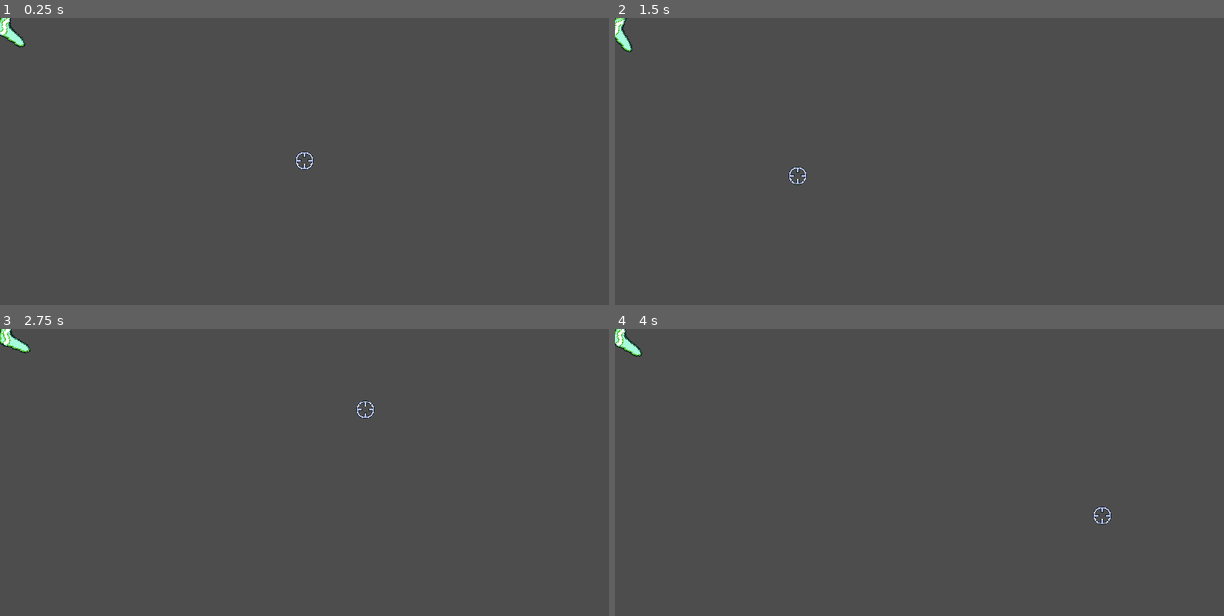
Above: before the commit, frames 1-4 (two rows, left to right).
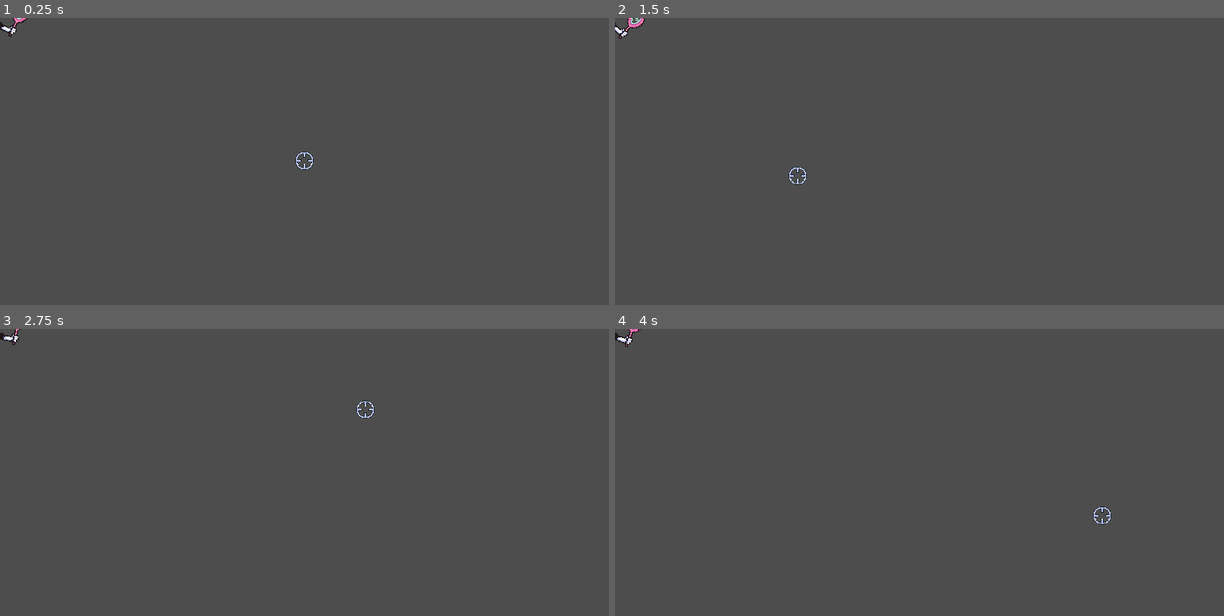
Above: after the commit, the same moments.

Repository: Boyquotes/Fodder-Platformer
Game: Godot game, scene res://actors/weapons/Weapon_BlueRed.tscn
Same seed, same stepped clock (60 frames per second), same inputs: the game is played once before the commit and once after it. This scene is started directly instead of the project's main scene.
Inputs (mouse positions are in pixels of both pictures, inside the frame that each line leads up to):
- Up to frame 1 (0.25 s): no input
- Up to frame 2 (1.5 s): tap Enter at 0.5 s; move the mouse to (1053, 147) at 0.52 s; press the mouse at (1053, 147) at 0.53 s; hold Right (ui_right) from 0.53 s (still down); tap Up (ui_up) at 0.77 s; tap Space (craft) at 1.25, 1.35 s; move the mouse to (797, 175) at 1.27 s; release the mouse at (797, 175) at 1.28 s
- Up to frame 3 (2.75 s): tap Up (ui_up) at 1.52 s; click (182, 486) at 1.55 s; tap Enter at 2 s; move the mouse to (365, 409) at 2.02 s; release Right (ui_right) at 2.03 s; press the mouse at (365, 409) at 2.03 s; hold Left (ui_left) from 2.03 s (still down); tap E (get) at 2.1 s
- Up to frame 4 (4 s): tap Space (craft) at 2.75 s; move the mouse to (889, 529) at 2.77 s; release Left (ui_left) at 2.78 s; release the mouse at (889, 529) at 2.78 s; hold Right (ui_right) from 2.78 s (still down); click (889, 529) at 2.85 s; tap Up (ui_up) at 3.02, 3.77 s; tap Enter at 3.5 s; move the mouse to (1102, 515) at 3.52 s; press the mouse at (1102, 515) at 3.53 s

The runs differ from the first frame. In frame 1, 0.3% of the frame differs, in the area x 0-5%, y 0-11%; in frame 2, 0.3%, in the area x 0-5%, y 0-12%; in frame 3, 0.2%; in frame 4, 0.3%.
Error in both runs: Invalid call. Nonexistent function 'spawn_bullet' in base 'Nil'. (res://actors/weapons/Weapon_BlueRed.gd:7)

Commit message:
bubble attack

Diff:
--- a/actors/entities/Player.tscn
+++ b/actors/entities/Player.tscn
@@ -117,6 +117,7 @@
 collision_layer = 32
 collision_mask = 128
 monitorable = false
+hp = 999
 
 [node name="Anim" type="AnimationPlayer" parent="."]
 libraries = {
--- /dev/null
+++ b/actors/objs/Bubble.gd
@@ -0,0 +1,12 @@
+extends Node2D
+
+
+var dir
+var speed = 400.0
+
+func _physics_process(delta):
+	global_position += dir * speed * delta
+
+
+func _on_visible_on_screen_notifier_2d_screen_exited():
+	queue_free()
--- /dev/null
+++ b/actors/objs/Bubble.tscn
@@ -0,0 +1,24 @@
+[gd_scene load_steps=4 format=3 uid="uid://k36rlf6kyvyl"]
+
+[ext_resource type="Script" path="res://actors/objs/Bubble.gd" id="1_8lw2a"]
+[ext_resource type="Texture2D" uid="uid://cpoqqm44gv6vn" path="res://assets/Weapons/Bubble Blast (Bullet).png" id="2_thhrs"]
+
+[sub_resource type="CircleShape2D" id="CircleShape2D_smvln"]
+radius = 14.0357
+
+[node name="Bubble" type="Node2D"]
+script = ExtResource("1_8lw2a")
+
+[node name="Sprite2D" type="Sprite2D" parent="."]
+texture = ExtResource("2_thhrs")
+
+[node name="Area2D" type="Area2D" parent="."]
+collision_layer = 64
+collision_mask = 16
+
+[node name="CollisionShape2D" type="CollisionShape2D" parent="Area2D"]
+shape = SubResource("CircleShape2D_smvln")
+
+[node name="VisibleOnScreenNotifier2D" type="VisibleOnScreenNotifier2D" parent="."]
+
+[connection signal="screen_exited" from="VisibleOnScreenNotifier2D" to="." method="_on_visible_on_screen_notifier_2d_screen_exited"]
--- a/actors/weapons/Weapon_BlueRed.gd
+++ b/actors/weapons/Weapon_BlueRed.gd
@@ -4,9 +4,7 @@
 
 func _process(delta):
 	if Input.is_action_just_pressed("shoot"):
-		ManagerGame.global_world_ref.spawn_bullet(1, global_position, 200.0, 3)
-
-		$WeaponDurationTimer._on_timeout()
+		ManagerGame.global_world_ref.spawn_bullet(1, global_position, 60.0, 5)
 
 
 func _physics_process(delta):
--- a/actors/weapons/Weapon_BlueRed.tscn
+++ b/actors/weapons/Weapon_BlueRed.tscn
@@ -2,7 +2,7 @@
 
 [ext_resource type="Script" path="res://actors/weapons/Weapon_BlueRed.gd" id="1_6m5ba"]
 [ext_resource type="PackedScene" uid="uid://cbnc1l1qr84q2" path="res://actors/etc/WeaponDurationTimer.tscn" id="2_715q8"]
-[ext_resource type="Texture2D" uid="uid://chq8uyw6tyk7y" path="res://assets/Weapons/Weapon - Boomerang (V2.1).png" id="3_uiss8"]
+[ext_resource type="Texture2D" uid="uid://djvrh8hiwmsq4" path="res://assets/Weapons/Weapon - Bubble Wand (Hand).png" id="3_y610f"]
 
 [node name="Weapon_BlueRed" type="Node2D"]
 script = ExtResource("1_6m5ba")
@@ -13,5 +13,6 @@
 
 [node name="Gun1" type="Sprite2D" parent="Node2D"]
 unique_name_in_owner = true
-texture = ExtResource("3_uiss8")
+position = Vector2(0, -5)
+texture = ExtResource("3_y610f")
 offset = Vector2(14, 0)
--- a/scenes/World.gd
+++ b/scenes/World.gd
@@ -17,6 +17,7 @@
 		2: bullet = load("res://actors/objs/Homing.tscn")
 		3: bullet = load("res://actors/objs/Boomerang.tscn")
 		4: bullet = load("res://actors/objs/Axe.tscn")
+		5: bullet = load("res://actors/objs/Bubble.tscn")
 
 	for i in range(amount):
 		var b = bullet.instantiate()
--- a/scripts/globals/ManagerGame.gd
+++ b/scripts/globals/ManagerGame.gd
@@ -6,7 +6,7 @@
 # rocketlauncher --
 # homing missile --
 # bomerang --
-# bubble attack
+# bubble attack --
 # axe --
 # soccerball
 
